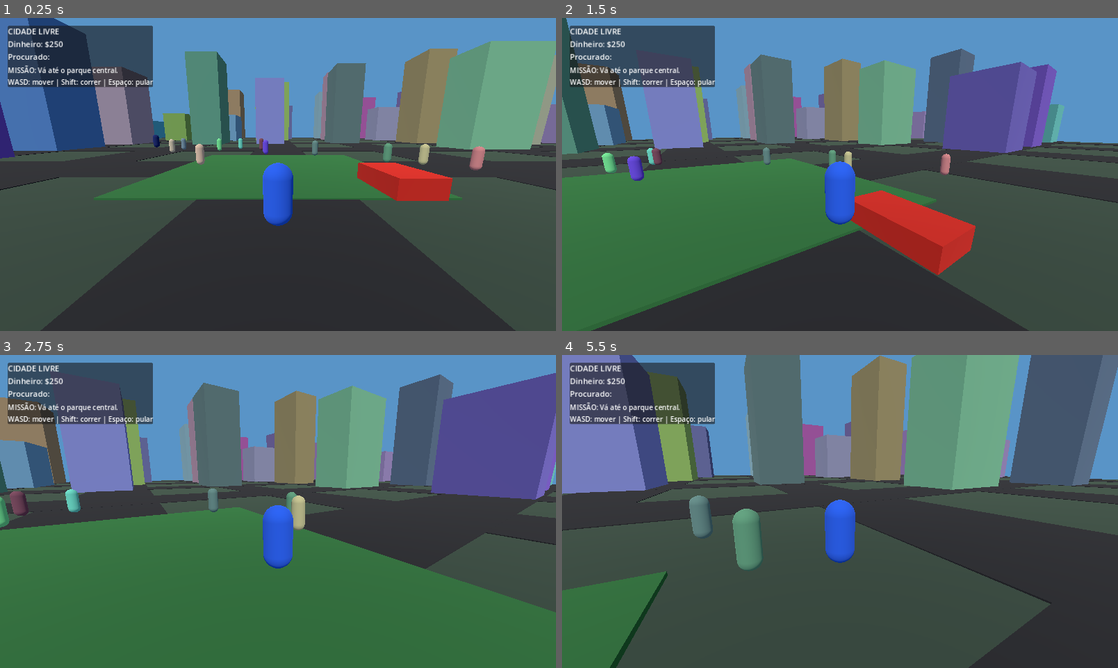
Above: before the commit, frames 1-4 (two rows, left to right).
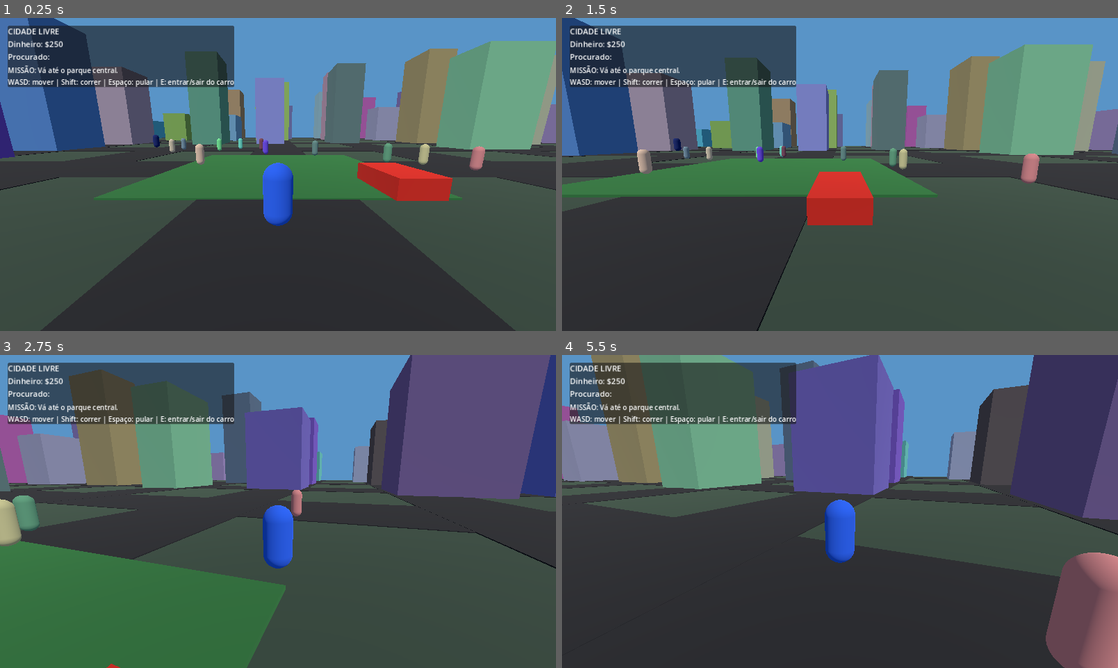
Above: after the commit, the same moments.

Repository: aykon042-cpu/CIDADE-LIVRE
Game: Godot game, scene res://scenes/Main.tscn
Same seed, same stepped clock (60 frames per second), same inputs: the game is played once before the commit and once after it.
Inputs (mouse positions are in pixels of both pictures, inside the frame that each line leads up to):
- Up to frame 1 (0.25 s): no input
- Up to frame 2 (1.5 s): move the mouse to (867, 174) at 0.52 s; hold E (interact) 0.53-1.28 s; hold W (move_forward) from 0.53 s (still down); tap Space (jump) at 0.77 s; move the mouse to (812, 174) at 1.27 s; tap E (interact) at 1.35 s
- Up to frame 3 (2.75 s): keep holding W (move_forward); tap Space (jump) at 1.52 s; move the mouse to (289, 505) at 2.02 s; hold Ctrl (sprint) from 2.03 s (still down); tap E (interact) at 2.3 s
- Up to frame 4 (5.5 s): keep holding W (move_forward); move the mouse to (834, 517) at 2.77 s; release Ctrl (sprint) at 2.78 s; tap E (interact) at 2.85, 4.55 s; tap Space (jump) at 3.02, 3.77, 4.52 s; move the mouse to (878, 514) at 3.52 s; hold E (interact) 3.53-4.28 s; move the mouse to (795, 508) at 4.27 s; tap Ctrl (sprint) at 4.35 s; move the mouse to (845, 511) at 5.02 s; hold E (interact) from 5.03 s (still down)

The runs differ from the first frame. In frame 1, 2.9% of the frame differs, in the area x 27-43%, y 2-23%; in frame 2, 62%; in frame 3, 57%; in frame 4, 88%, in the area x 0-100%, y 0-100%.

Commit message:
Integrate vehicle entry and exit interaction

Diff:
--- a/CIDADE_LIVRE_GODOT/scripts/world.gd
+++ b/CIDADE_LIVRE_GODOT/scripts/world.gd
@@ -16,6 +16,8 @@
 var mission_manager: Node
 var mobile_controls: CanvasLayer
 var save_timer := 0.0
+var starter_vehicle: VehicleBody3D
+var current_vehicle: VehicleBody3D
 
 func _ready() -> void:
 	_build_environment()
@@ -114,7 +116,6 @@
 	car.set_script(VEHICLE_SCRIPT)
 	car.position = Vector3(5, 1, 10)
 	car.name = "StarterVehicle"
-	add_child(car)
 	for p in [Vector3(-0.8, 0.25, -1.1), Vector3(0.8, 0.25, -1.1), Vector3(-0.8, 0.25, 1.1), Vector3(0.8, 0.25, 1.1)]:
 		var wheel := VehicleWheel3D.new()
 		wheel.position = p
@@ -123,6 +124,21 @@
 		wheel.use_as_steering = absf(p.z) > 0.5 and p.z < 0
 		wheel.use_as_traction = true
 		car.add_child(wheel)
+	add_child(car)
+	starter_vehicle = car
+
+func _unhandled_input(event: InputEvent) -> void:
+	if not event.is_action_pressed("interact"):
+		return
+	if current_vehicle != null:
+		if current_vehicle.has_method("exit_vehicle"):
+			current_vehicle.exit_vehicle()
+		current_vehicle = null
+		return
+	if starter_vehicle != null and player != null and player.global_position.distance_to(starter_vehicle.global_position) <= 4.0:
+		if starter_vehicle.has_method("enter_vehicle"):
+			starter_vehicle.enter_vehicle(player)
+			current_vehicle = starter_vehicle
 
 func _spawn_police() -> void:
 	var officer := CharacterBody3D.new()
@@ -148,7 +164,7 @@
 	mission_label.text = "MISSÃO: Explore a cidade e encontre o marcador."
 	column.add_child(mission_label)
 	var help := Label.new()
-	help.text = "WASD: mover | Shift: correr | Espaço: pular"
+	help.text = "WASD: mover | Shift: correr | Espaço: pular | E: entrar/sair do carro"
 	column.add_child(help)
 
 func _setup_game_systems() -> void:
